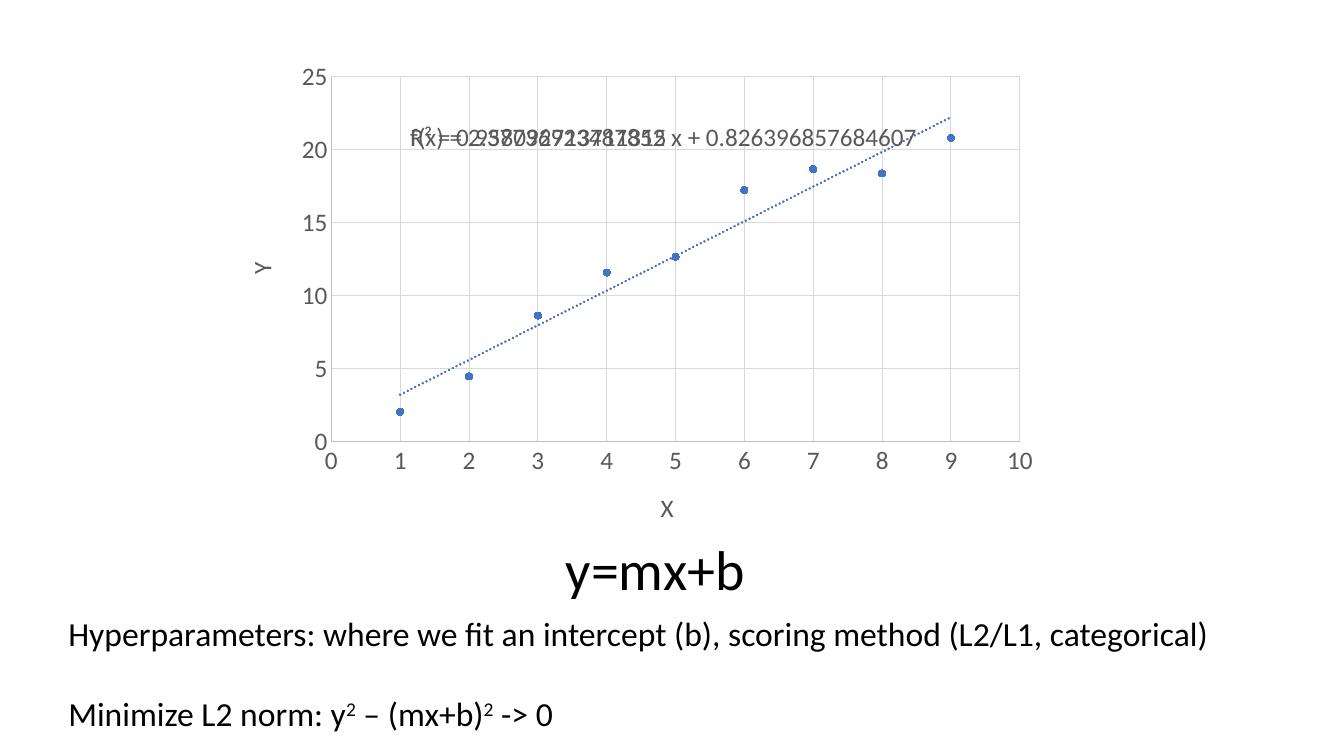
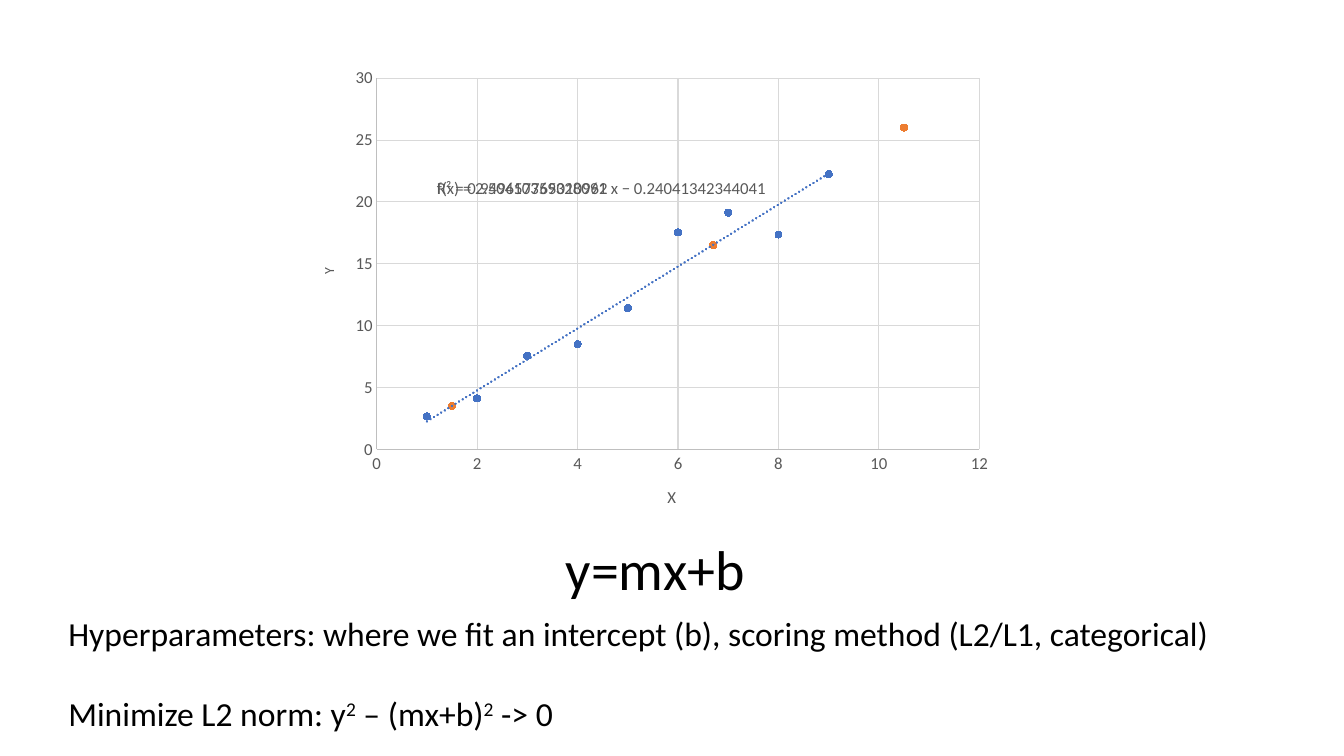
Before and after one commit to avanteijlingen/Tutorial-SB06, a slide deck: slide 3 of ActiveLearning.pptx (slide 2 before the commit). Drawn at 1344x756 pixels with LibreOffice and Linux fonts; fonts in the diff are those of the drawing. Boxes give left, top, right and bottom in pixels: in the first picture for what was removed or moved away, otherwise in the second. Text is boxed around its words. In the diff, an @@ line names an element or a change of style, - is before the commit and + after.

```diff
--- a/ActiveLearning.pptx
+++ b/ActiveLearning.pptx
@@ scatter chart at (299,58,1002,529) @@
-Series 1: (1, 2), (2, 4.5), (3, 8.6), (4, 11.6), (5, 12.7), (6, 17.2), (7, 18.7), (8, 18.4), (9, 20.8)
+Series 1: (1, 2.7), (2, 4.1), (3, 7.6), (4, 8.5), (5, 11.4), (6, 17.5), (7, 19.1), (8, 17.4), (9, 22.2)
+Series 2: (1.5, 3.5), (6.7, 16.5), (10.5, 26)
@@ category axis changed @@
@@ value axis changed @@
@@ lettering changed @@
@@ scatter chart: place and size @@
-scatter chart at (222,51,1050,548)
+scatter chart at (299,58,1002,529)
```
Also in this commit, not shown: 6 slides added, 1 slide removed.
